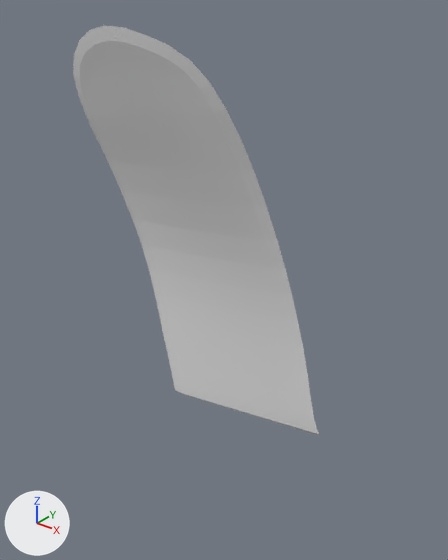
The OBJ model PadForge.App/3DModels/XboxSeries/StellarShift/Decal-Shoulder-Left-Trigger.obj as it was, and as the next commit left it.
Both versions are drawn from a camera (50 mm lens) standing at (-22.8, -69.4, 12.3) and looking at (-39.0, -49.2, -0.2). Lighting does not change. The marker at lower left points along +X, +Y and +Z. The older version comes first. Where no turn or scale is listed for an object, it has been applied to the vertices.

Names of what the first picture shows: 'Decal-Shoulder-Left-Trigger'.
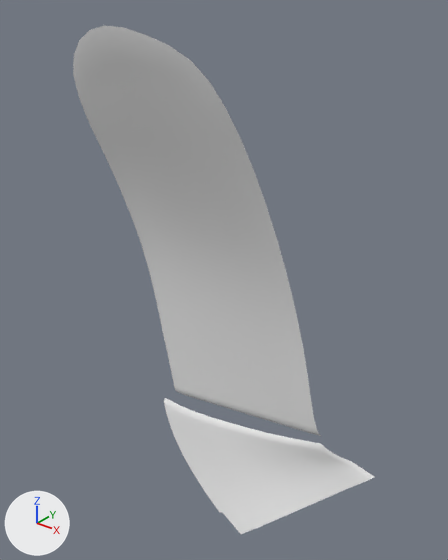
The newer file is also turned or shifted as a whole; pictures and numbers use the older file's frame.

Boxes [x1, y1, x2, y2] around the edits, measured in the pictures (448 x 560 px):
'Decal-Shoulder-Left-Trigger', reshaped (22% wider, 24% taller)
    before: [73, 25, 321, 436]
    after: [73, 25, 375, 534]
part 1 of me_decal_shoulder_left_trigger, added
    after: [164, 398, 375, 534]

Patch to the scene script:
```diff
--- a/PadForge.App/3DModels/XboxSeries/StellarShift/Decal-Shoulder-Left-Trigger.obj.py
+++ b/PadForge.App/3DModels/XboxSeries/StellarShift/Decal-Shoulder-Left-Trigger.obj.py
@@ me_decal_shoulder_left_trigger @@
 # used by ob_decal_shoulder_left_trigger; location = (0.0, 0.0, 0.0)
-me_decal_shoulder_left_trigger.from_pydata(...)  # 235 vertices, 208 faces; spans x -46.5..-34.0, y -52.1..-47.7, z -9.4..10.7
+me_decal_shoulder_left_trigger.from_pydata(...)  # 375 vertices, 326 faces; spans x -46.5..-31.3, y -52.1..-47.5, z -13.5..10.7
+# me_decal_shoulder_left_trigger part 1: a new loose piece of 140 vertices spanning x -43.8..-31.3, y -50.8..-47.5, z -13.5..-7.5
```
